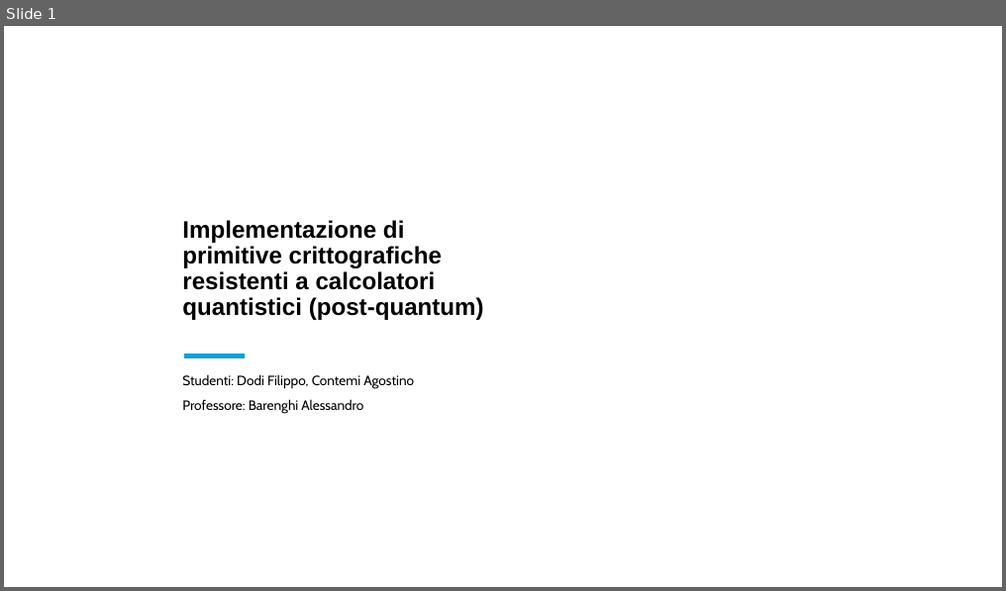
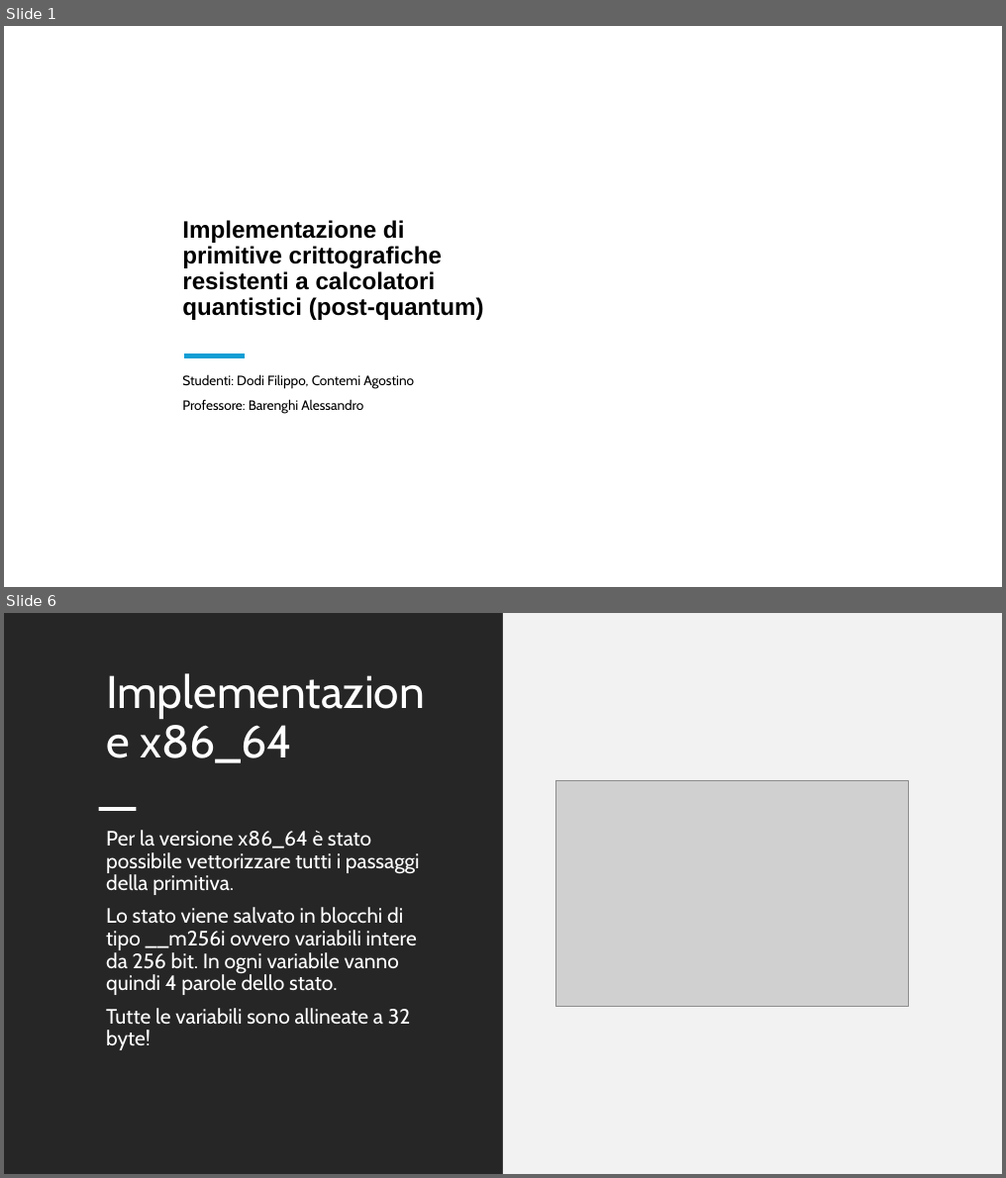
Before and after one commit to Ago19pc/keccak, a slide deck: PRESENTAZIONE.pptx. Shown one above the other, each under a label of ours: slide 1 before the commit, slides 1 and 6 after it; the slides between them are not shown. The pictures are 1006x591 and 1006x1178 pixels, drawn with LibreOffice and Linux fonts; fonts in the diff are those of the drawing; grey boxes stand for pictures; background and template pictures are left out. Boxes give left, top, right and bottom in pixels: in the first picture for what was removed or moved away, otherwise in the second. Text is boxed around its words. In the diff, an @@ line names an element or a change of style, - is before the commit and + after.

```diff
--- a/PRESENTAZIONE.pptx
+++ b/PRESENTAZIONE.pptx
@@ slide 6 added at bbox=[4, 613, 1002, 1174], background #FFFFFF @@
@@ rectangle added at bbox=[4, 613, 503, 1174], fill #262626 @@
@@ rectangle added at bbox=[503, 613, 1002, 1174], fill #F2F2F2 @@
@@ title added at bbox=[140, 725, 292, 763], 44 pt, text #FFFFFF @@
+Implementazione x86_64
@@ picture added at bbox=[555, 780, 908, 1007] @@
@@ rectangle added at bbox=[98, 807, 136, 811], fill #FFFFFF @@
@@ text added at bbox=[106, 830, 420, 1051], 20 pt, text #FFFFFF @@
+Per la versione x86_64 è stato possibile vettorizzare tutti i passaggi della primitiva.
+Lo stato viene salvato in blocchi di tipo __m256i ovvero variabili intere da 256 bit. In ogni variabile vanno quindi 4 parole dello stato.
+Tutte le variabili sono allineate a 32 byte!
```
Also in this commit, not shown: 3 slides changed, 4 other slides added, 4 slides removed, 1 other file.
